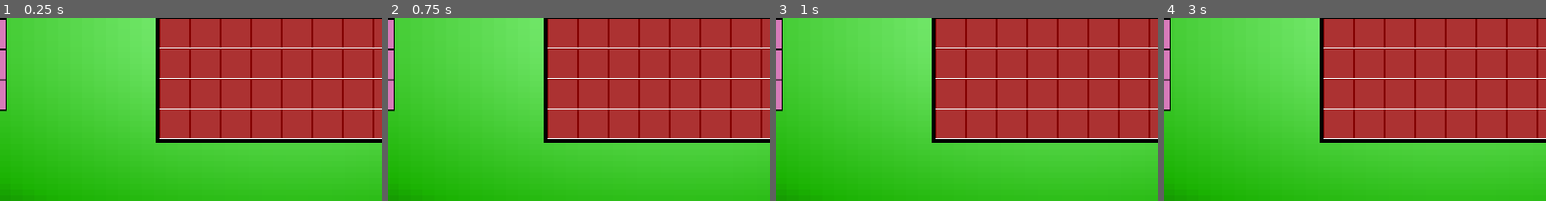
Above: before the commit, frames 1-4 (left to right).
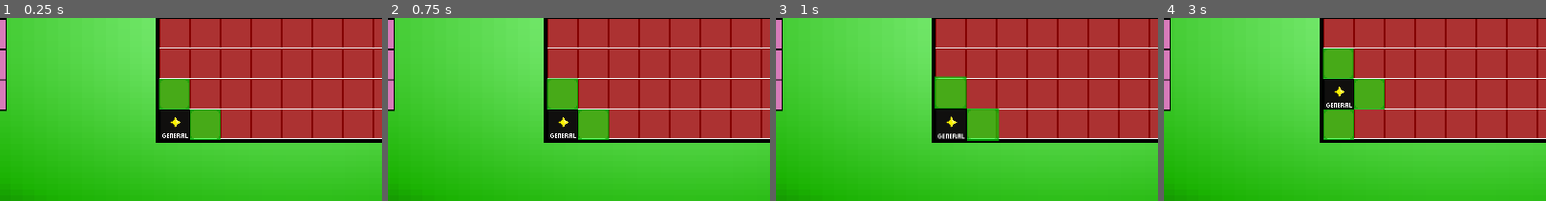
Above: after the commit, the same moments.

Repository: Forther04/Game-Of-The-Generals
Game: Godot game, scene res://Scene/Main.tscn
Two runs of this game, one before a commit and one after it. Both use one fixed random seed, a clock stepped at 60 frames per second and the inputs below.
Inputs (mouse positions are % of the whole screen's width and height, from its top left):
- Up to frame 1 (0.25 s): no input
- Up to frame 2 (0.75 s): click (34, 79) at 0.52 s
- Up to frame 3 (1 s): no input
- Up to frame 4 (3 s): click (34, 70) at 1.27 s; click (34, 71) at 2.02 s; click (34, 71) at 2.77 s
The pictures show only the part of the screen within x 11-61%, y 50-100%; the shares and areas given below are measured in that part.

The runs differ from the first frame. In frame 1, 4.0% of the frame differs, in the area x 41-58%, y 33-67%; in frame 2, 4.1%; in frame 3, 4.4%; in frame 4, 5.4%, in the area x 41-58%, y 16-67%.

Commit message:
Revert "Bare"
This reverts commit eb3266f277f0a08a51b4b1ed099253cc7f1c9b5d.

Diff:
--- a/Scene/Main.tscn
+++ b/Scene/Main.tscn
@@ -1,9 +1,10 @@
-[gd_scene load_steps=11 format=4 uid="uid://cud612tnjxlyy"]
+[gd_scene load_steps=12 format=4 uid="uid://cud612tnjxlyy"]
 
 [ext_resource type="Script" path="res://Script/Main.gd" id="1_jjkbb"]
 [ext_resource type="Texture2D" uid="uid://djju0agl775jm" path="res://Assest/Board/pieces.png" id="1_jxr0l"]
 [ext_resource type="Texture2D" uid="uid://bs2abvst5wubh" path="res://Assest/Board/Board_Sheet2.png" id="2_a0yi7"]
 [ext_resource type="Texture2D" uid="uid://xy6l648vcojv" path="res://Assest/Board/Border.png" id="3_yqk3d"]
+[ext_resource type="PackedScene" uid="uid://ueyeavrra30y" path="res://Scene/Pieces/Black/Flag.tscn" id="4_bwtr0"]
 
 [sub_resource type="Gradient" id="Gradient_ajfct"]
 offsets = PackedFloat32Array(0, 0.818182, 1)
@@ -155,3 +156,6 @@
 tile_set = SubResource("TileSet_x8qny")
 
 [node name="Black Pieces" type="Node" parent="."]
+
+[node name="Flag" parent="." instance=ExtResource("4_bwtr0")]
+position = Vector2(544, 608)
--- a/Scene/Pieces/Black/Flag.tscn
+++ b/Scene/Pieces/Black/Flag.tscn
@@ -24,6 +24,53 @@
 [sub_resource type="StyleBoxEmpty" id="StyleBoxEmpty_bbbg4"]
 
 [sub_resource type="StyleBoxEmpty" id="StyleBoxEmpty_lr5wk"]
+
+[sub_resource type="Animation" id="Animation_38hoa"]
+resource_name = "Selected"
+loop_mode = 2
+tracks/0/type = "value"
+tracks/0/imported = false
+tracks/0/enabled = true
+tracks/0/path = NodePath(".:scale")
+tracks/0/interp = 2
+tracks/0/loop_wrap = false
+tracks/0/keys = {
+"times": PackedFloat32Array(0, 1),
+"transitions": PackedFloat32Array(1, 1),
+"update": 0,
+"values": [Vector2(2, 2), Vector2(2.3, 2.3)]
+}
+
+[sub_resource type="Animation" id="Animation_0xpky"]
+length = 0.001
+tracks/0/type = "value"
+tracks/0/imported = false
+tracks/0/enabled = true
+tracks/0/path = NodePath(".:scale")
+tracks/0/interp = 1
+tracks/0/loop_wrap = true
+tracks/0/keys = {
+"times": PackedFloat32Array(0),
+"transitions": PackedFloat32Array(1),
+"update": 0,
+"values": [Vector2(2, 2)]
+}
+
+[sub_resource type="Animation" id="Animation_s5fkg"]
+resource_name = "Move"
+length = 0.3
+
+[sub_resource type="Animation" id="Animation_i0asl"]
+resource_name = "Hide"
+length = 0.3
+
+[sub_resource type="AnimationLibrary" id="AnimationLibrary_d2j21"]
+_data = {
+"Hide": SubResource("Animation_i0asl"),
+"Move": SubResource("Animation_s5fkg"),
+"RESET": SubResource("Animation_0xpky"),
+"Selected": SubResource("Animation_38hoa")
+}
 
 [sub_resource type="StyleBoxEmpty" id="StyleBoxEmpty_5egrv"]
 
@@ -83,6 +130,11 @@
 toggle_mode = true
 metadata/_edit_use_anchors_ = true
 
+[node name="Selected" type="AnimationPlayer" parent="."]
+libraries = {
+"": SubResource("AnimationLibrary_d2j21")
+}
+
 [node name="Choices" type="Node2D" parent="."]
 
 [node name="Top" type="Button" parent="Choices"]
--- a/Script/Black Pieces/Black.gd
+++ b/Script/Black Pieces/Black.gd
@@ -1,9 +1,49 @@
 extends Sprite2D
 
+
+@onready var button: Button = $Button
+@onready var top: Area2D = $Choices/Top/TOp
+@onready var bottom: Area2D = $Choices/Bottom/BOttom
+@onready var left: Area2D = $Choices/Left/Left
+@onready var right: Area2D = $Choices/Right/Right
 
 
 @export var pieces : piece
 enum piece {Flag,General_5,General_4,General_3,General_2,General_1}
+
+var currently_selected : bool = false
+var selected : bool = false
+var picked : bool = false
+
+signal piece_selected(piece)
+
+
+func _process(delta: float) -> void:
+	change_piece()
+	if top.overlaps_area($"../Border/Top"):
+		print("Overlaped with Top")
+		$Choices/Top.hide()
+	if left.overlaps_area($"../Border/Left"):
+		print("Overlaped with Left")
+		$Choices/Left.hide()
+	if right.overlaps_area($"../Border/Right"):
+		print("Overlaped with Right")
+		$Choices/Right.hide()
+	if bottom.overlaps_area($"../Border/Bottom"):
+		print("Overlaped with Bottom")
+		$Choices/Bottom.hide()
+	if !top.overlaps_area($"../Border/Top"):
+		print("Overlaped with Top")
+		$Choices/Top.show()
+	if !left.overlaps_area($"../Border/Left"):
+		print("Overlaped with Left")
+		$Choices/Left.show()
+	if !right.overlaps_area($"../Border/Right"):
+		print("Overlaped with Right")
+		$Choices/Right.show()
+	if !bottom.overlaps_area($"../Border/Bottom"):
+		print("Overlaped with Bottom")
+		$Choices/Bottom.show()
 
 
 func change_piece():
@@ -25,3 +65,26 @@
 	if pieces == 5:
 		self.region_rect = Rect2(170,0,32,32)
 		self.name = "1_General"
+
+
+func select():
+	selected = true
+	$Selected.play("Selected")
+func deselect():
+	selected = false
+	$Selected.stop()
+
+func _on_button_pressed():
+	emit_signal("piece_selected", self)
+	if picked == false:
+		$Choices.show()
+		picked = true
+	else:
+		picked = false
+		$Choices.hide()
+
+
+func _on_top_pressed() -> void:
+	$".".position.y -= 64
+	$Choices.hide()
+	$Selected.stop()
--- a/Script/Main.gd
+++ b/Script/Main.gd
@@ -1 +1,16 @@
 extends Control
+
+var selected_piece = null
+
+func _ready():
+	for piece in get_tree().get_nodes_in_group("black_piece"):
+		piece.connect("piece_selected", self._on_piece_selected)
+
+func _on_piece_selected(piece):
+	if selected_piece != piece:
+		if selected_piece:
+			selected_piece.deselect()
+			print("Deselect")
+		selected_piece = piece
+		selected_piece.select()
+		print("Select")
Not shown: 1 places in Scene/Pieces/Black/Flag.tscn that only renumber resources
